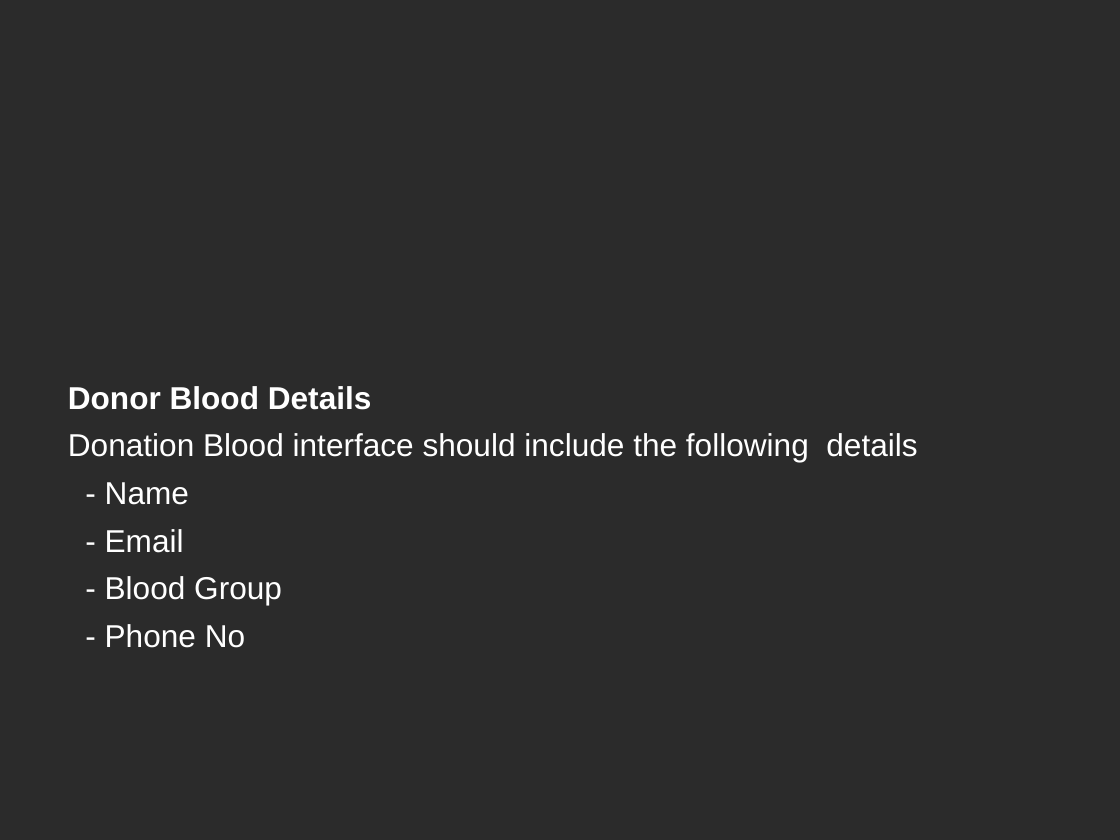
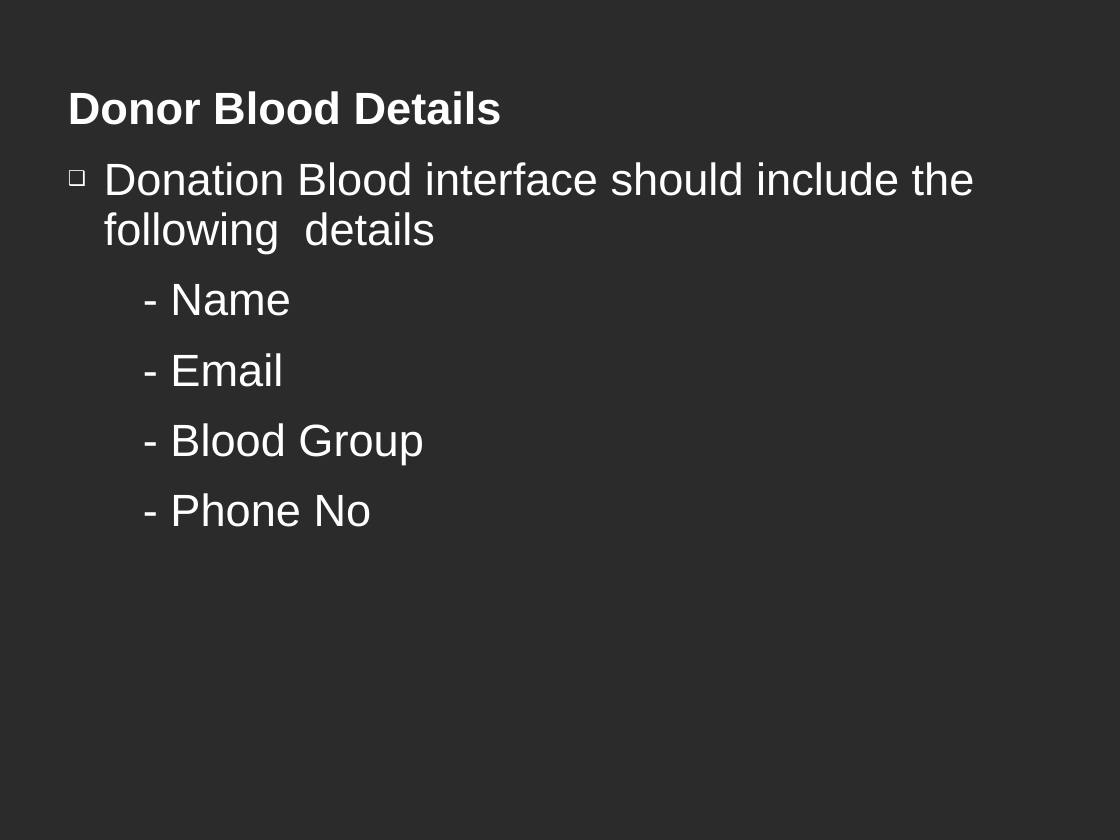
Before and after one commit to sahitya4/Miniproject, a slide deck: slide 6 of miniproject.ppt (slide 7 before the commit). Drawn at 1120x840 pixels with LibreOffice and Linux fonts; fonts in the diff are those of the drawing; background and template pictures are left out; a plain dark background stands for a picture behind light text. Boxes give left, top, right and bottom in pixels: in the first picture for what was removed or moved away, otherwise in the second. Text is boxed around its words. In the diff, an @@ line names an element or a change of style, - is before the commit and + after.

```diff
--- a/miniproject.ppt
+++ b/miniproject.ppt
@@ text "Donor Blood Details" moved from (x1=68, y1=386, x2=917, y2=648) to (x1=68, y1=91, x2=975, y2=527) @@
@@ text "Donor Blood Details" at (x1=68, y1=91, x2=975, y2=527): size 22.4 to 32 pt; line spacing 0.73 to 0.93; bullet none to ❑ @@
```
Also in this commit, not shown: 10 other slides changed, 1 slide removed.
